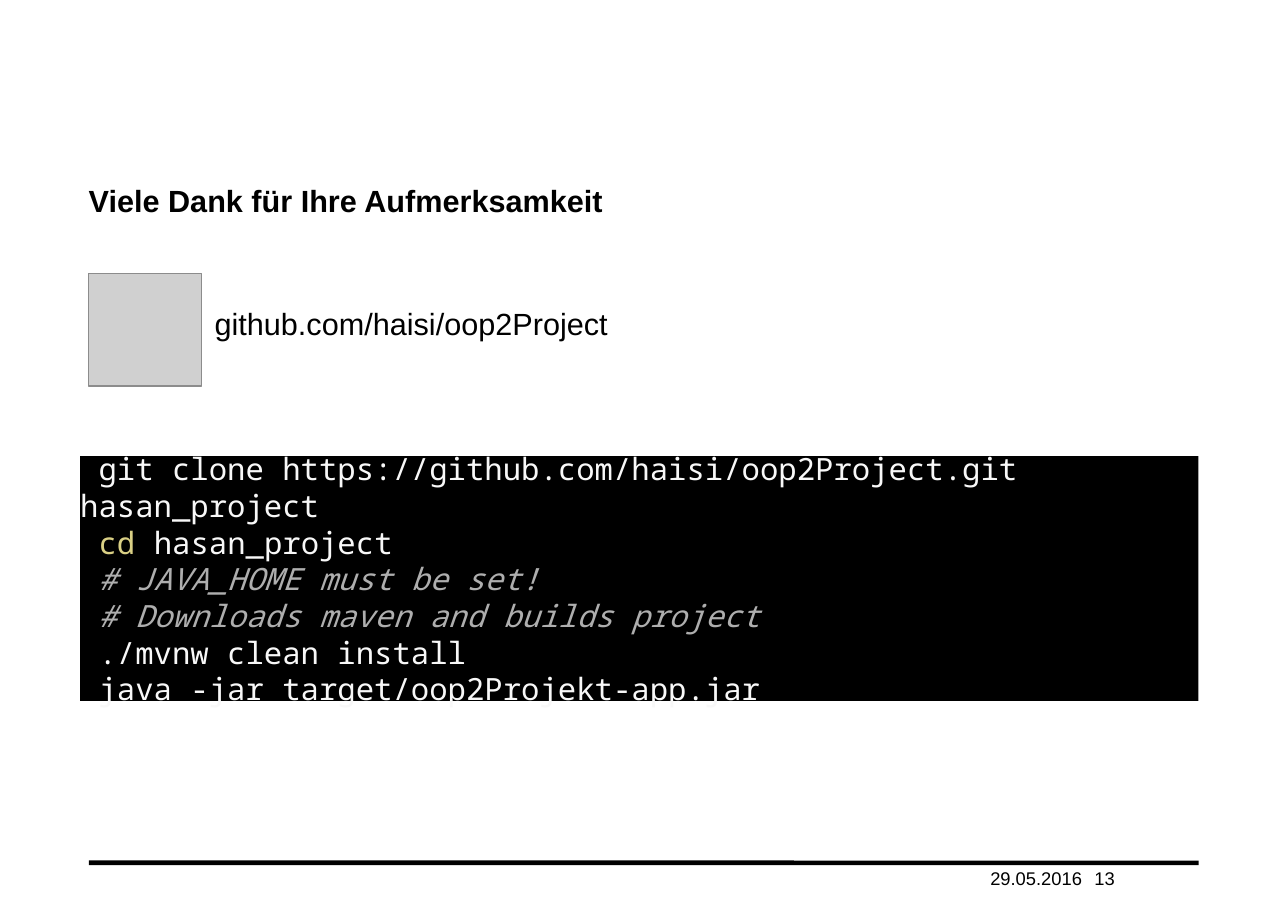
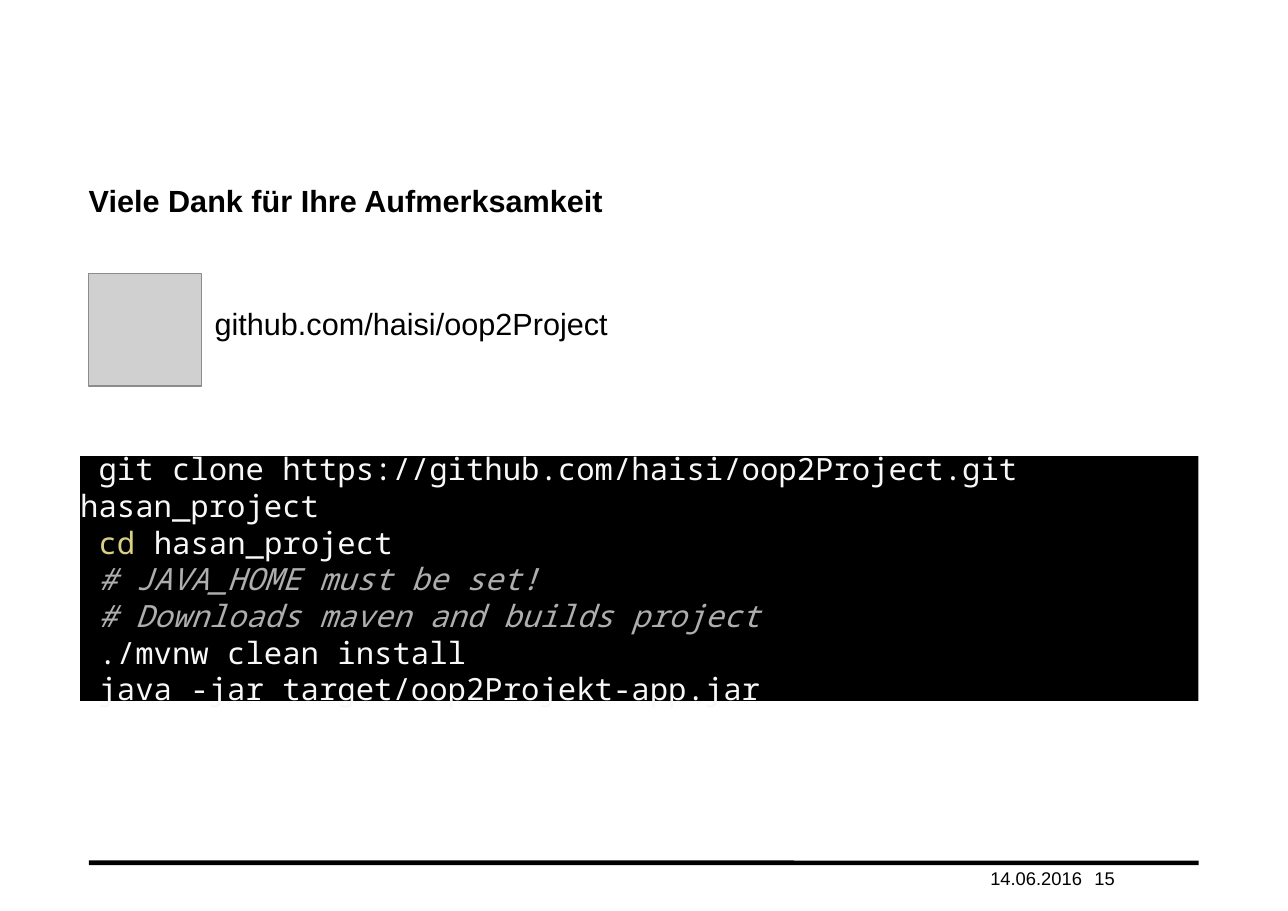
Before and after one commit to haisi/oop2Project, a slide deck: slide 15 of presentation.pptx (slide 13 before the commit). Drawn at 1288x911 pixels with LibreOffice and Linux fonts; fonts in the diff are those of the drawing; grey boxes stand for pictures; background and template pictures are left out. Boxes give left, top, right and bottom in pixels: in the first picture for what was removed or moved away, otherwise in the second. Text is boxed around its words. In the diff, an @@ line names an element or a change of style, - is before the commit and + after.

```diff
--- a/presentation.pptx
+++ b/presentation.pptx
@@ text at [990,872,1082,885]: text changed @@
-29.05.2016
+14.06.2016
@@ page number at [1094,872,1114,885]: text changed @@
-13
+15
```
Also in this commit, not shown: 11 other slides changed, 2 slides added.
